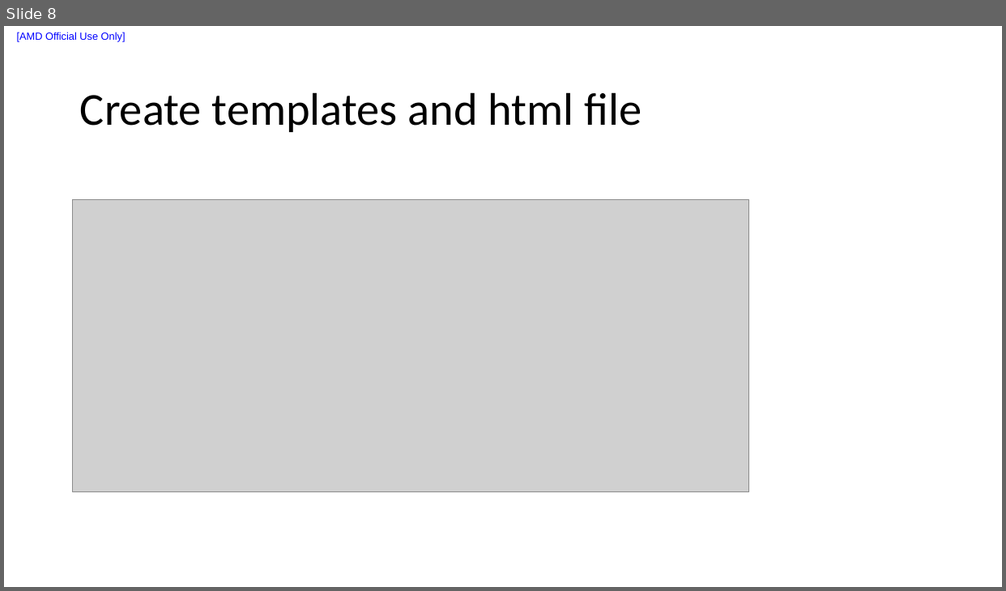
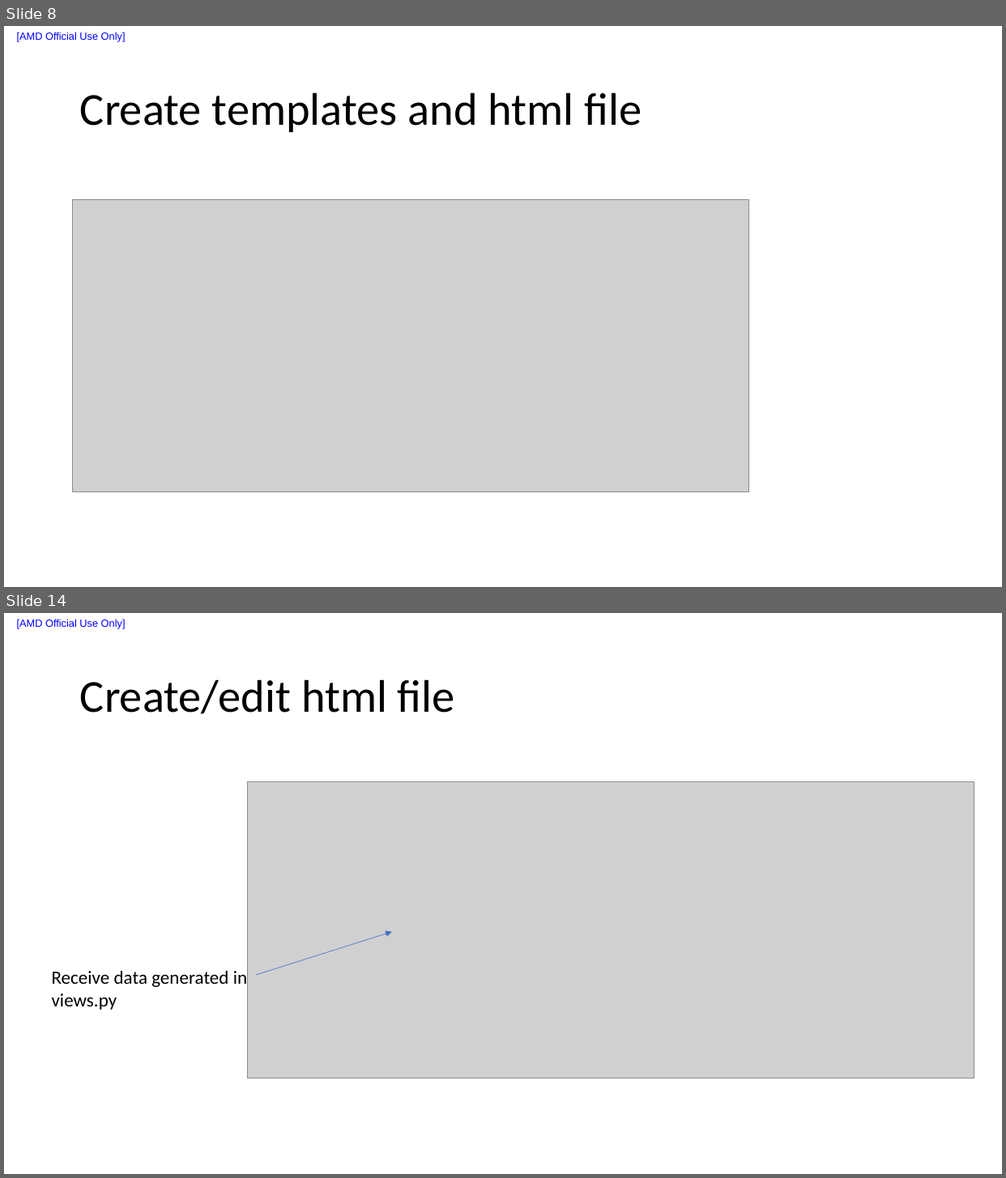
Before and after one commit to liuxu-github-ui/Django, a slide deck: Create new app.pptx. Shown one above the other, each under a label of ours: slide 8 before the commit, slides 8 and 14 after it; the slides between them are not shown. The pictures are 1006x591 and 1006x1178 pixels, drawn with LibreOffice and Linux fonts; fonts in the diff are those of the drawing; grey boxes stand for pictures. Boxes give left, top, right and bottom in pixels: in the first picture for what was removed or moved away, otherwise in the second. Text is boxed around its words. In the diff, an @@ line names an element or a change of style, - is before the commit and + after.

```diff
--- a/Create new app.pptx
+++ b/Create new app.pptx
@@ slide 14 added at [4,613,1002,1174], background #FFFFFF; not listed: 1 template element that a slide beside it also shows @@
@@ title added at [80,679,455,714], 44 pt, text #000000 @@
+Create/edit html file
@@ picture added at [248,781,974,1079] @@
@@ arrow added from (256, 975) to (392, 932), #4472C4 0.5 pt @@
@@ text added at [52,971,247,1010], 18 pt, text #000000 @@
+Receive data generated in views.py
```
Also in this commit, not shown: 1 slide changed, 9 other slides added, 8 other files.
